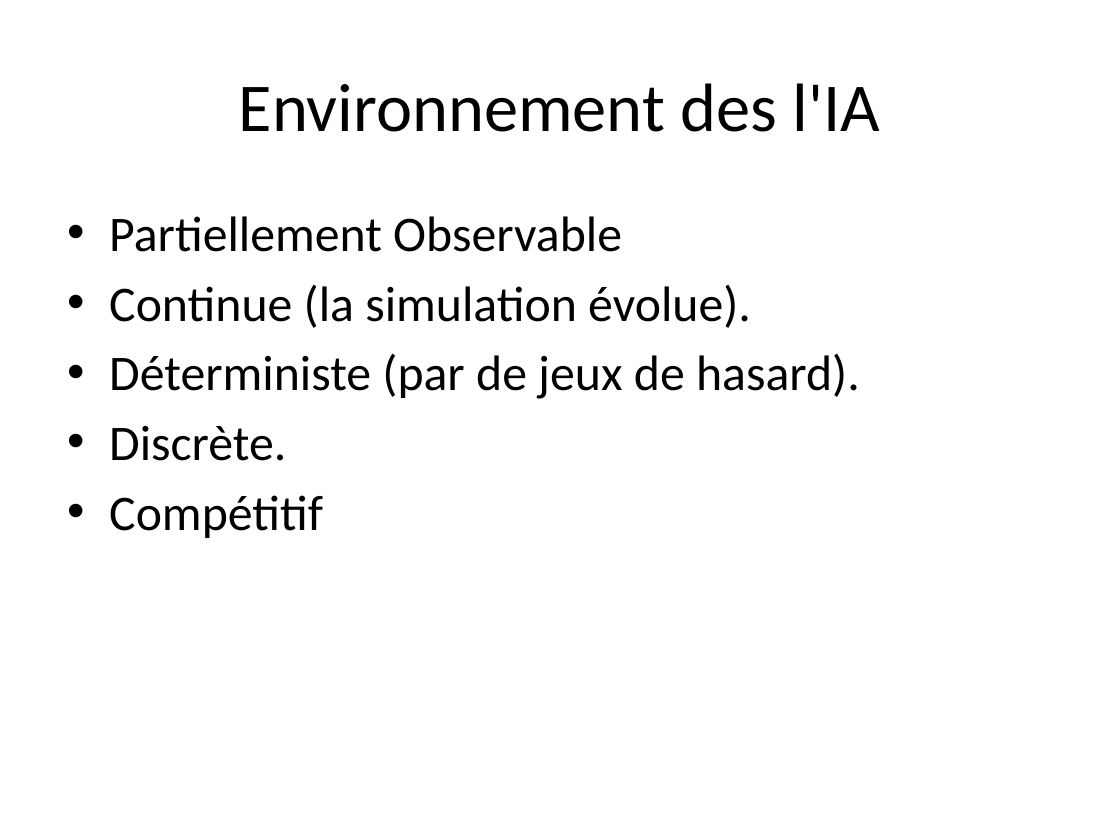
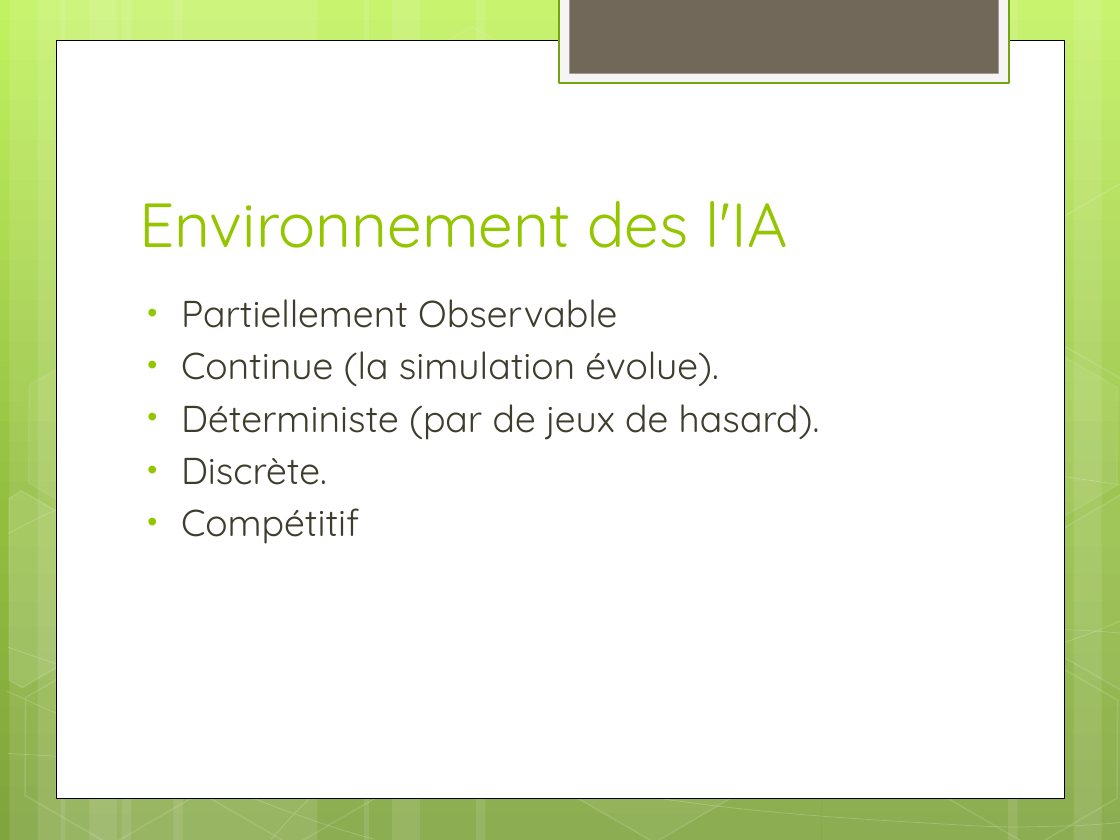
Before and after one commit to Surogate/ai-playground, a slide deck: slide 3 of Pattern Matcher.pptx. Drawn at 1120x840 pixels with LibreOffice and Linux fonts; fonts in the diff are those of the drawing. Boxes give left, top, right and bottom in pixels: in the first picture for what was removed or moved away, otherwise in the second. Text is boxed around its words. In the diff, an @@ line names an element or a change of style, - is before the commit and + after.

```diff
--- a/Pattern Matcher.pptx
+++ b/Pattern Matcher.pptx
@@ background #FFFFFF to gradient #C3F35F to #93BF3F to #81A53E @@
@@ rectangle added at <box>559,0,1009,83</box>, fill #F5F5F5, outline #74A510 1.25 pt @@
@@ rectangle added at <box>569,0,998,74</box>, fill #71685A @@
@@ rectangle added at <box>56,40,1064,797</box>, fill #FFFFFF, outline #000000 0.5 pt @@
@@ title "Environnement des l'IA": place and size @@
-title "Environnement des l'IA" at <box>239,83,880,132</box>
+title "Environnement des l'IA" at <box>139,201,788,248</box>
@@ title "Environnement des l'IA" at <box>139,201,788,248</box>: size 44 to 40 pt, font Calibri to Quicksand, text colour #000000 to #94C600; alignment centre to left; vertical alignment middle to bottom @@
@@ group added at <box>0,0,1120,840</box>: 12 rectangles, 8 freeform shapes, 8 hexagons @@
@@ text "Partiellement Observable": place and size @@
-text "Partiellement Observable" at <box>109,216,860,538</box>
+text "Partiellement Observable" at <box>181,299,820,544</box>
@@ text "Partiellement Observable" at <box>181,299,820,544</box>: size 32 to 24 pt, font Calibri to Quicksand, text colour #000000 to #3E3D2D; indent changed; less space between paragraphs @@
```
Also in this commit, not shown: 7 other slides changed, 5 other files.
